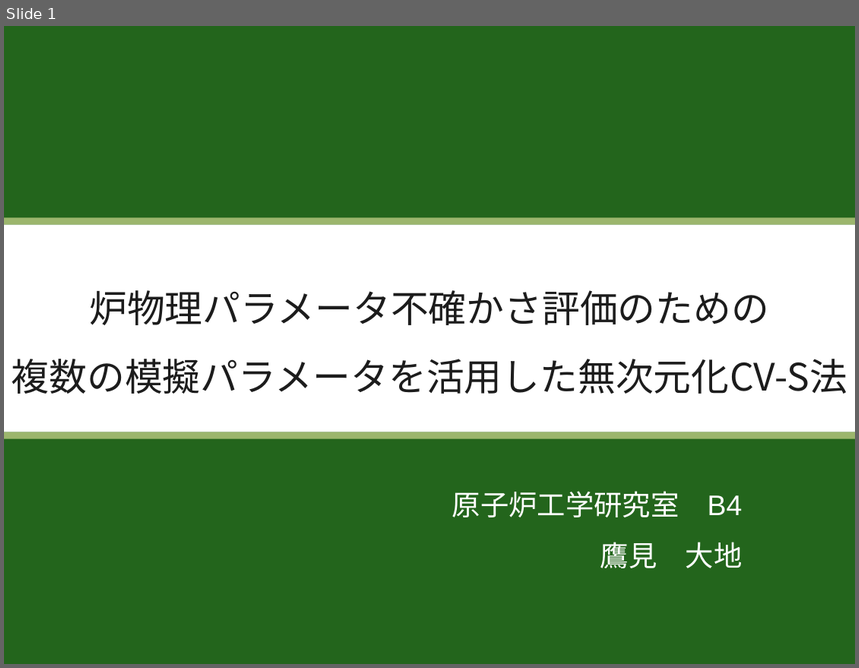
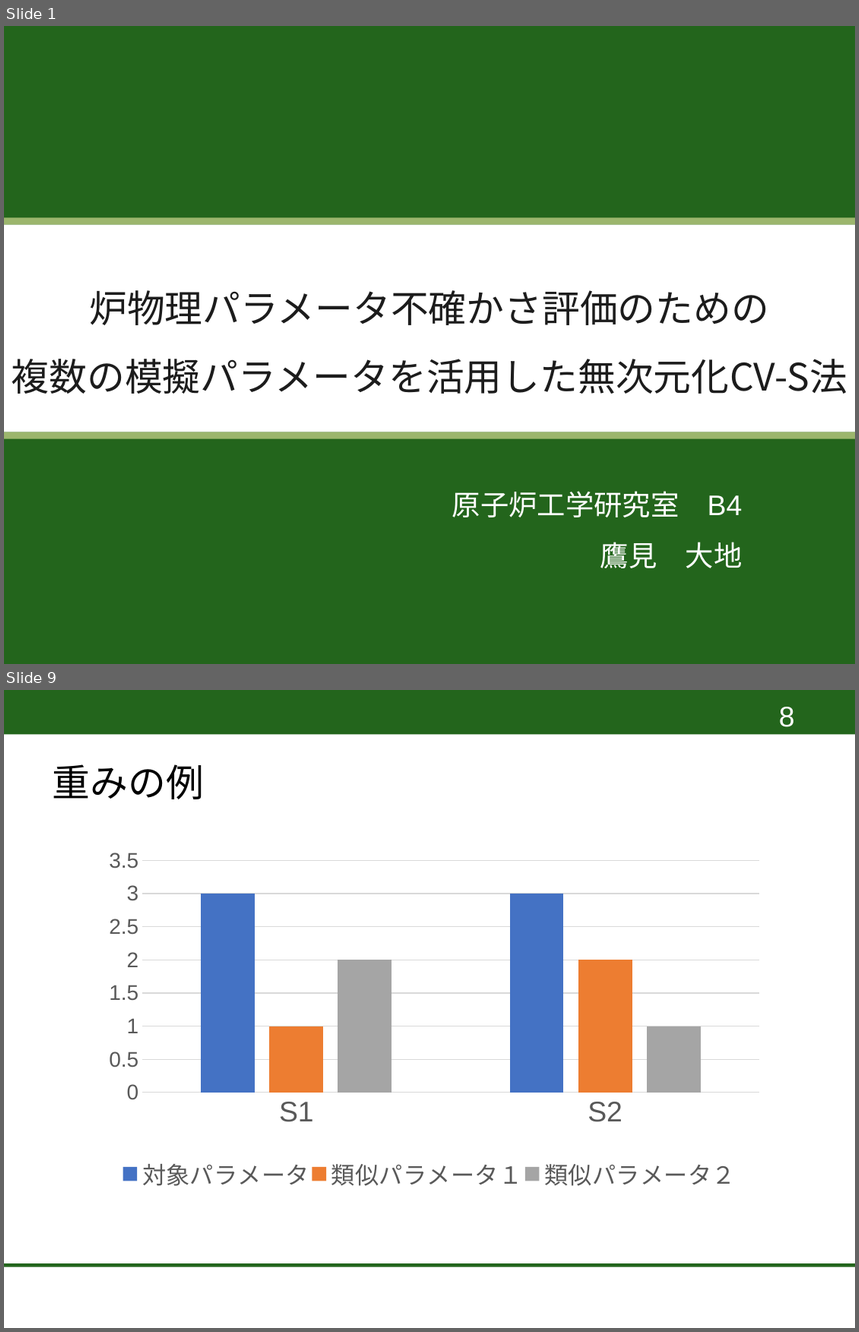
Before and after one commit to DaichiTakami/Reactor-Physics, a slide deck: 卒論発表4-3.pptx. Shown one above the other, each under a label of ours: slide 1 before the commit, slides 1 and 9 after it; the slides between them are not shown. The pictures are 859x668 and 859x1332 pixels, drawn with LibreOffice and Linux fonts; fonts in the diff are those of the drawing; background and template pictures are left out. Boxes give left, top, right and bottom in pixels: in the first picture for what was removed or moved away, otherwise in the second. Text is boxed around its words. In the diff, an @@ line names an element or a change of style, - is before the commit and + after.

```diff
--- a/卒論発表4-3.pptx
+++ b/卒論発表4-3.pptx
@@ slide 9 added at [4,690,855,1328], background #FFFFFF @@
@@ rectangle added at [4,690,855,734], fill #23651C @@
@@ page number added at [779,707,795,727], 24 pt, text #FFFFFF @@
+8
@@ text added at [53,764,204,799], 32 pt, text #000000 @@
+重みの例
@@ column chart added at [87,841,772,1230] @@
+categories: S1, S2
+対象パラメータ: 3, 3
+類似パラメータ１: 1, 2
+類似パラメータ２: 2, 1
@@ rectangle added at [4,1264,855,1267], fill #23651C @@
```
Also in this commit, not shown: 6 slides changed, 15 other slides added.
